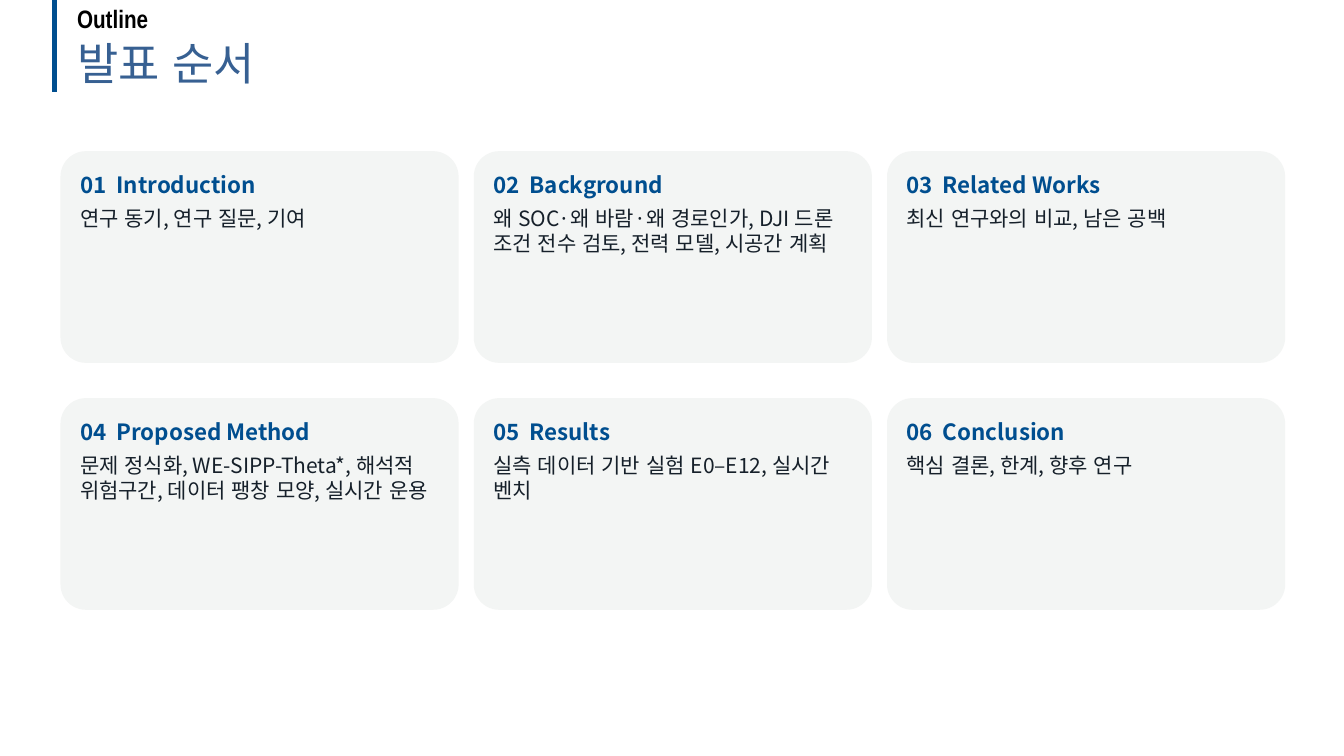
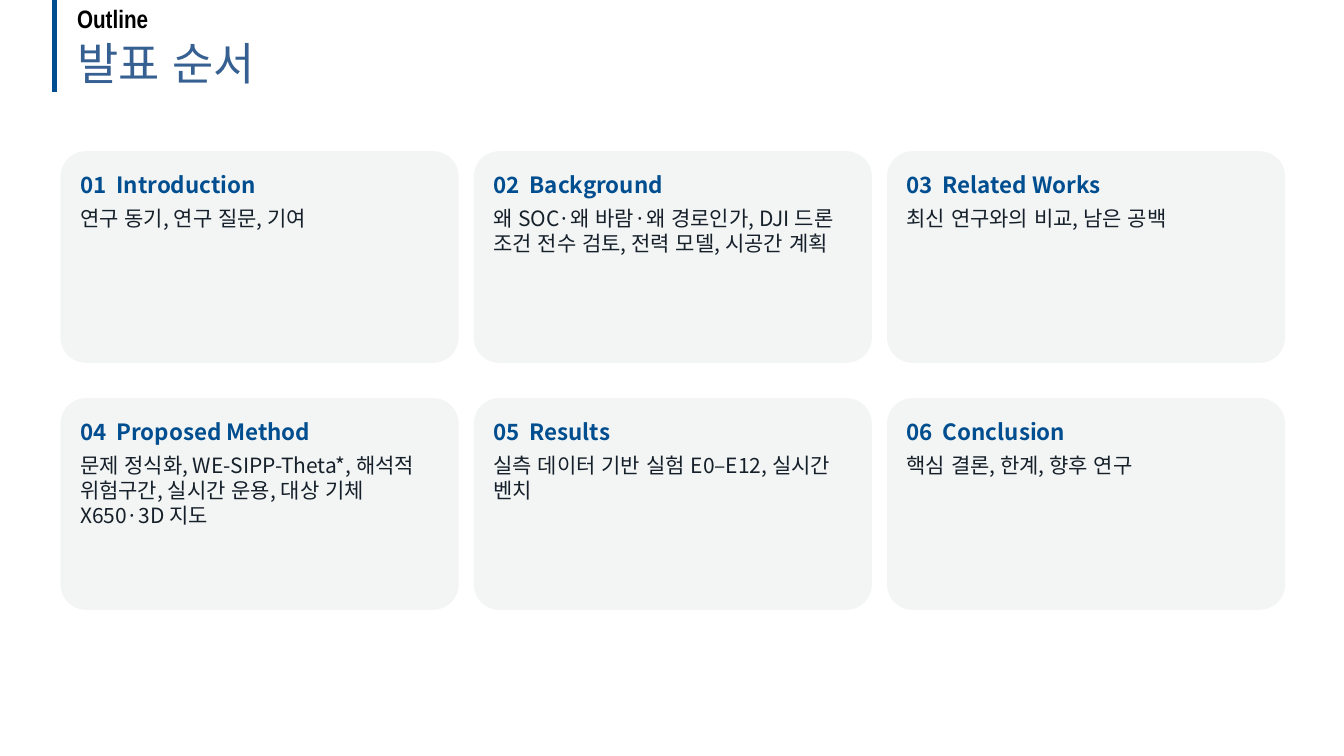
Before and after one commit to dnfl5345/Drone_path_opt, a slide deck: slide 2 of docs/drone_soc_academic_talk.pptx. Drawn at 1344x756 pixels with LibreOffice and Linux fonts; fonts in the diff are those of the drawing; background and template pictures are left out. Boxes give left, top, right and bottom in pixels: in the first picture for what was removed or moved away, otherwise in the second. Text is boxed around its words. In the diff, an @@ line names an element or a change of style, - is before the commit and + after.

```diff
--- a/docs/drone_soc_academic_talk.pptx
+++ b/docs/drone_soc_academic_talk.pptx
@@ text in rounded rectangle at box(80, 455, 414, 525): text changed @@
-문제 정식화, WE-SIPP-Theta*, 해석적 위험구간, 데이터 팽창 모양, 실시간 운용
+문제 정식화, WE-SIPP-Theta*, 해석적 위험구간, 실시간 운용, 대상 기체 X650·3D 지도
```
Also in this commit, not shown: 2 other slides changed, 3 slides added, 12 other files.
